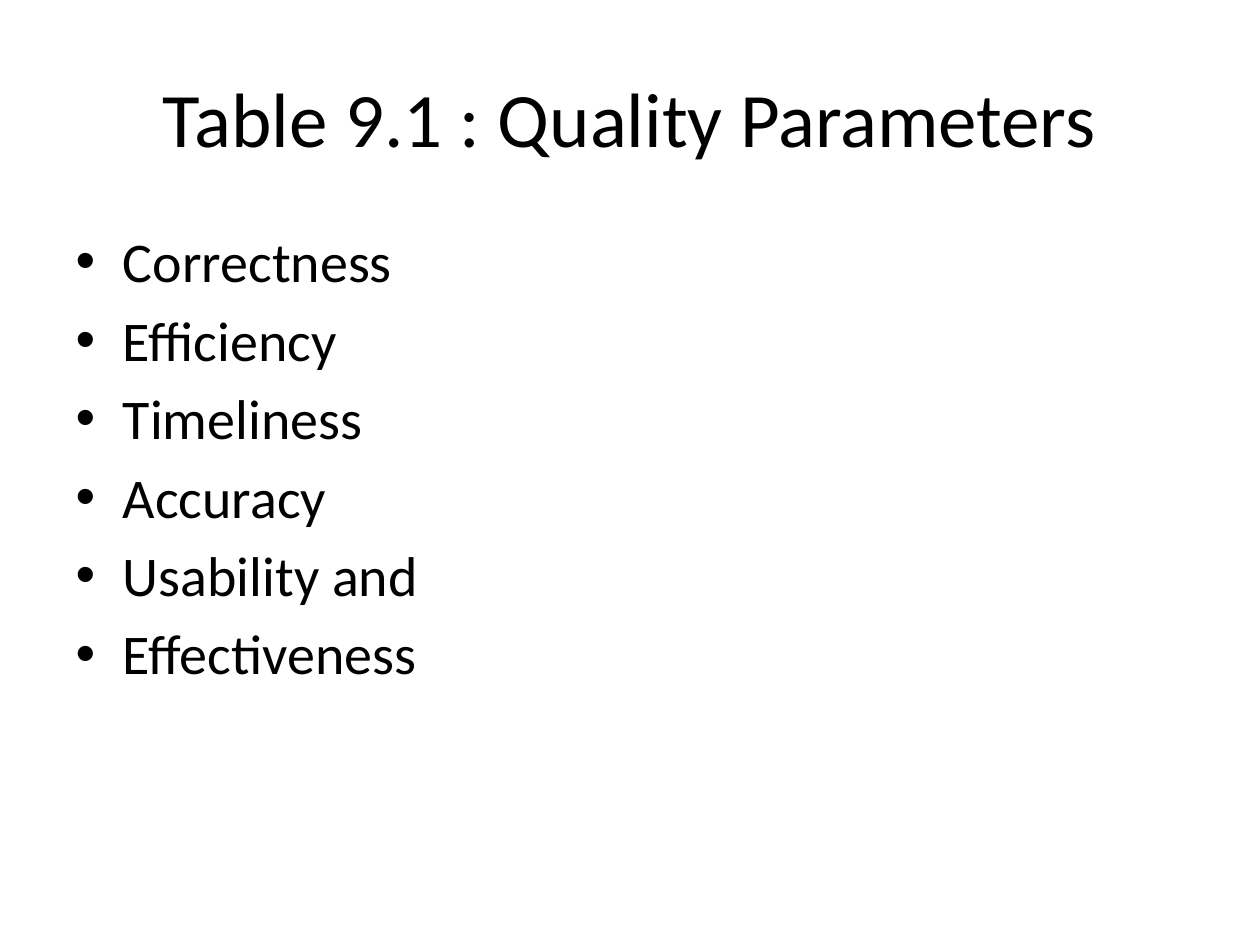
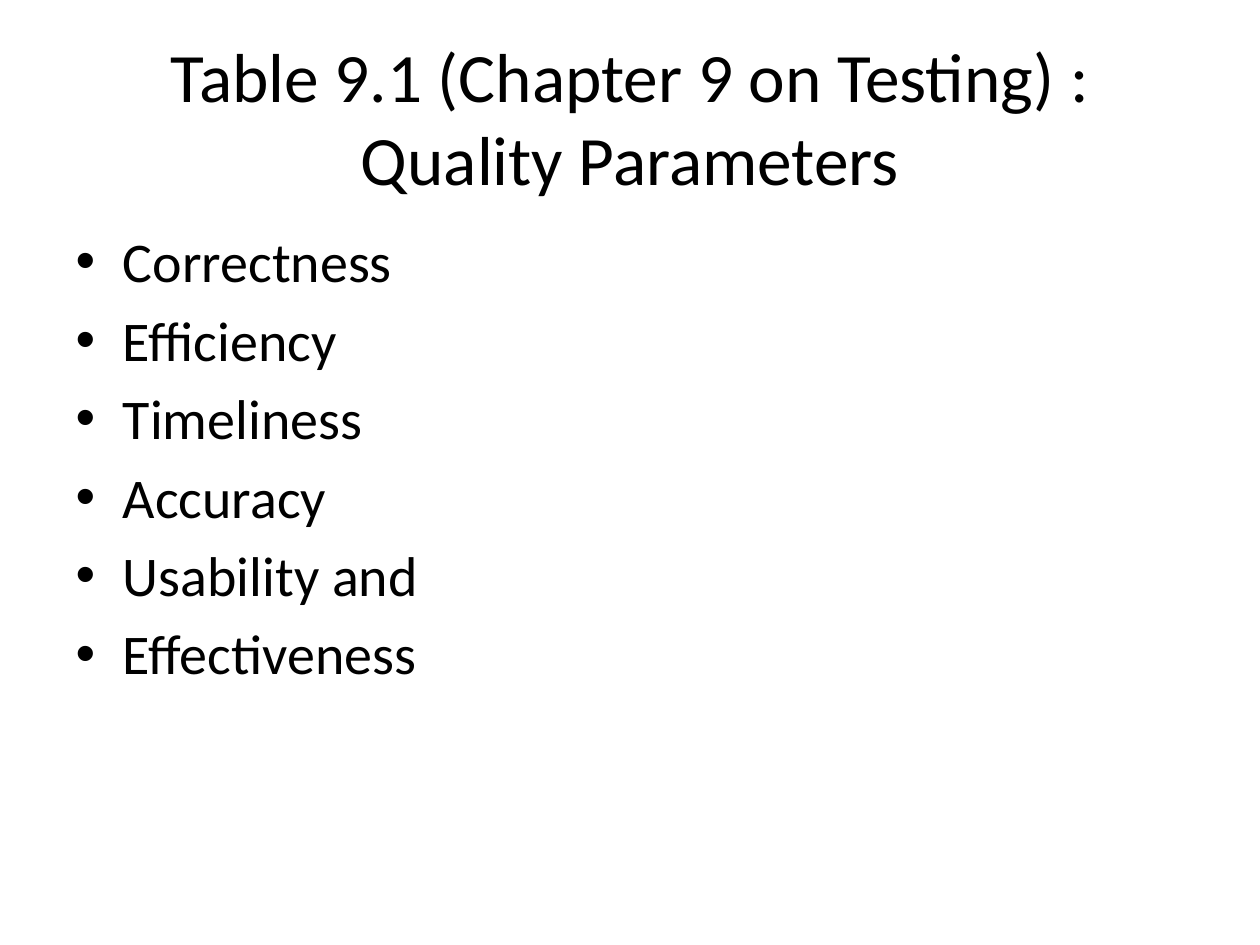
Before and after one commit to USNMasterEmSys2018/System-Engineering, a slide deck: slide 7 of Project management/APM_Week_15_CAMS_Quality & Testing.pptx. Drawn at 1260x945 pixels with LibreOffice and Linux fonts; fonts in the diff are those of the drawing. Boxes give left, top, right and bottom in pixels: in the first picture for what was removed or moved away, otherwise in the second. Text is boxed around its words. In the diff, an @@ line names an element or a change of style, - is before the commit and + after.

Commit message:
update of quality and testing

```diff
--- a/Project management/APM_Week_15_CAMS_Quality & Testing.pptx
+++ b/Project management/APM_Week_15_CAMS_Quality & Testing.pptx
@@ title at (171, 51, 1054, 197): text changed; size 44 to 39.6 pt @@
-Table 9.1 : Quality Parameters
+Table 9.1 (Chapter 9 on Testing) : Quality Parameters
```
Also in this commit, not shown: 6 slides added.
